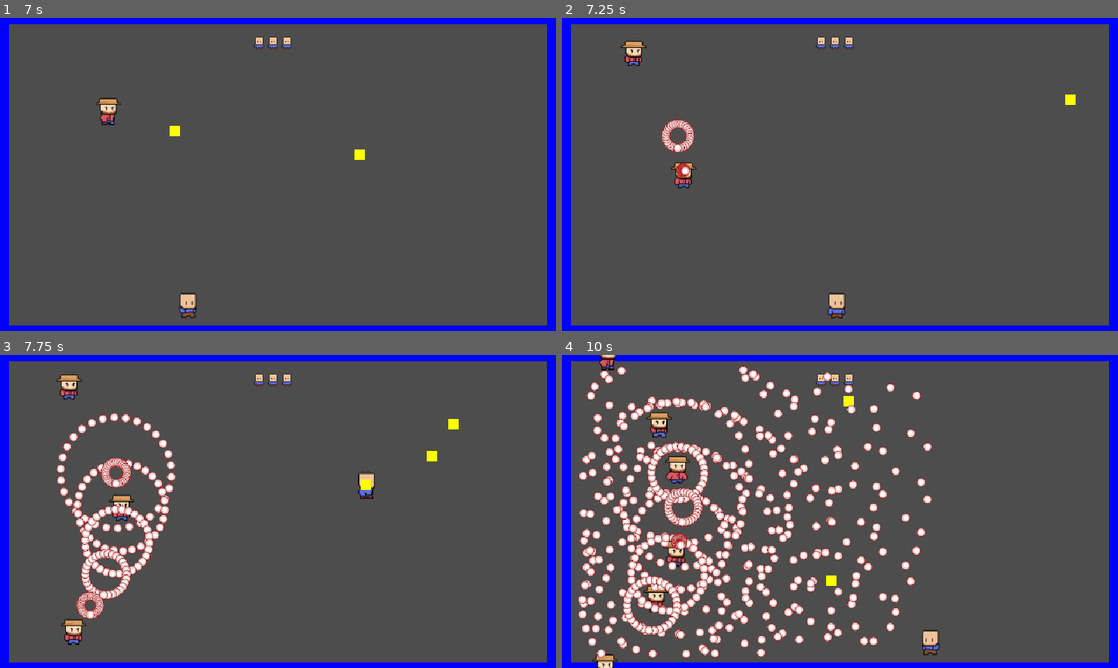
Above: before the commit, frames 1-4 (two rows, left to right).
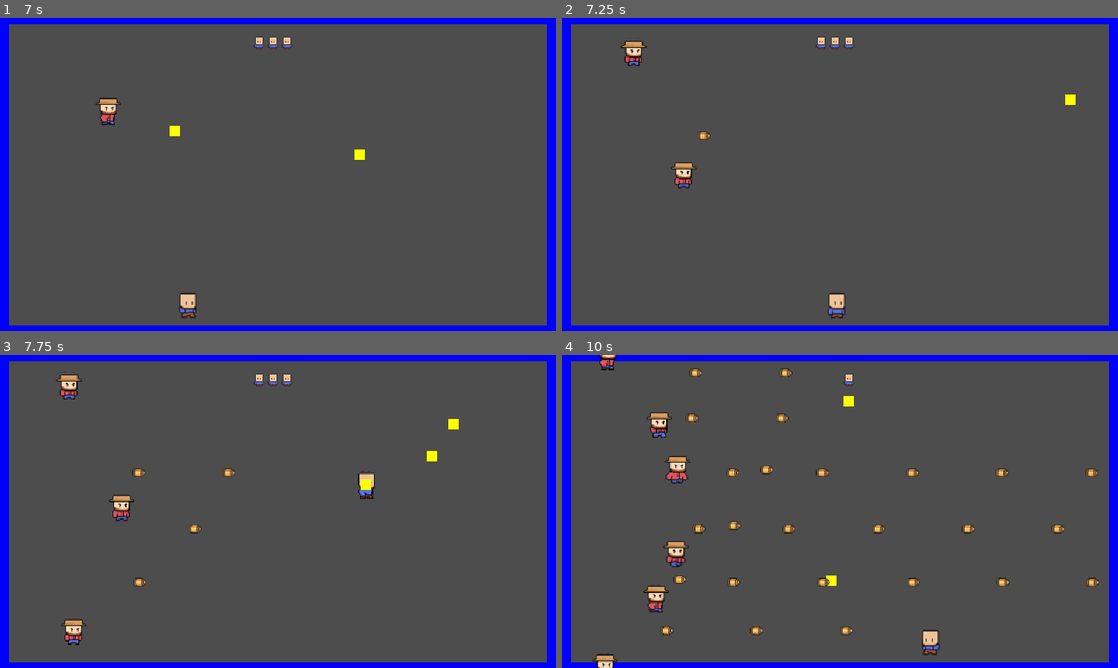
Above: after the commit, the same moments.

Repository: KDing0/GGJGodot
Game: Godot game, scene res://Misc/GameManager.tscn
Same seed, same stepped clock (60 frames per second), same inputs: the game is played once before the commit and once after it.
Inputs (mouse positions are in pixels of both pictures, inside the frame that each line leads up to):
- Up to frame 1 (7 s): click "Start Game" at 0.5 s; tap Enter at 1.25 s; move the mouse to (400, 158) at 1.27 s; press the mouse at (400, 158) at 1.28 s; hold Right (player_right) 1.28-2.03 s; move the mouse to (166, 190) at 2.02 s; release the mouse at (166, 190) at 2.03 s; hold Down (player_down) 2.03-2.78 s; click (166, 190) at 2.1 s; move the mouse to (333, 105) at 2.77 s; press the mouse at (333, 105) at 2.78 s; hold Right (player_right) 2.78-3.53 s; move the mouse to (250, 237) at 3.52 s; release the mouse at (250, 237) at 3.53 s; hold Up (player_up) 3.53-4.28 s; click (250, 237) at 3.6 s; move the mouse to (444, 221) at 4.27 s; press the mouse at (444, 221) at 4.28 s; hold Left (player_left) 4.28-5.78 s; move the mouse to (111, 127) at 5.02 s; release the mouse at (111, 127) at 5.03 s; click (111, 127) at 5.1 s; move the mouse to (305, 174) at 5.77 s; press the mouse at (305, 174) at 5.78 s; hold Down (player_down) 5.78-6.53 s; move the mouse to (194, 96) at 6.52 s; release the mouse at (194, 96) at 6.53 s; hold Right (player_right) from 6.53 s (still down); click (194, 96) at 6.6 s
- Up to frame 2 (7.25 s): keep holding Right (player_right)
- Up to frame 3 (7.75 s): move the mouse to (400, 495) at 7.27 s; release Right (player_right) at 7.28 s; press the mouse at (400, 495) at 7.28 s; hold Up (player_up) from 7.28 s (still down)
- Up to frame 4 (10 s): move the mouse to (728, 527) at 8.02 s; release Up (player_up) at 8.03 s; release the mouse at (728, 527) at 8.03 s; hold Right (player_right) 8.03-8.78 s; click (728, 527) at 8.1 s; move the mouse to (895, 442) at 8.77 s; press the mouse at (895, 442) at 8.78 s; hold Down (player_down) 8.78-9.53 s; move the mouse to (812, 574) at 9.52 s; release the mouse at (812, 574) at 9.53 s; hold Left (player_left) from 9.53 s (still down); click (812, 574) at 9.6 s

Frame 1 is identical in both runs. In frame 2, 0.5% of the frame differs, in the area x 17-27%, y 32-51%; in frame 3, 4.1%; in frame 4, 15%, in the area x 2-97%, y 3-98%.

Commit message:
Basic bullet shooting

Diff:
--- a/src/Misc/GameController.gd
+++ b/src/Misc/GameController.gd
@@ -64,12 +64,13 @@
 	spawnTimer.start(0.5)
 
 func setInstantiateBulletPattern(enemy_instance, enemyType):
-	enemy_instance.BulletSpawnOffset = Vector2(0,0)
-	enemy_instance.BulletSpawnID = "one"
-	enemy_instance.BulletAnimationID = "first"
-	enemy_instance.BulletRotation = 0
+	if(enemyType == 0):
+		enemy_instance.BulletSpawnOffset = Vector2(0,0)
+		enemy_instance.BulletSpawnID = "three"
+		enemy_instance.BulletAnimationID = "first"
+		enemy_instance.BulletRotation = 1
 
-	enemy_instance.BulletStartDelay = 1
-	enemy_instance.BulletShootDelay = 0.12
-	enemy_instance.BulletCycleAmount = 5
-	enemy_instance.BulletCycleCooldown = 5
+		enemy_instance.BulletStartDelay = 1
+		enemy_instance.BulletShootDelay = 0
+		enemy_instance.BulletCycleAmount = 1
+		enemy_instance.BulletCycleCooldown = 0.2
--- a/src/gamescene.tscn
+++ b/src/gamescene.tscn
@@ -59,8 +59,8 @@
 bullet = "1"
 nbr = 30
 radius = 3.0
-angle_total = 6.28319
-angle_decal = 0
+angle_total = 6.2832
+angle_decal = 0.0004
 pattern_angle = 0.0
 symmetric = false
 center = 0
@@ -226,11 +226,11 @@
 
 [sub_resource type="PackedDataContainer" id="PackedDataContainer_p2jyy"]
 script = ExtResource("7_q0fvn")
-speed = 100.0
-scale = 0.5
-angle = 2.0004
+speed = 200.0
+scale = 1.0
+angle = -0.9996
 groups = ["EnemyBullet"]
-anim_idle_texture = "0"
+anim_idle_texture = "Basic"
 anim_spawn_texture = ""
 anim_waiting_texture = ""
 anim_delete_texture = ""
Not shown, changed: src/Addons/BulletUpHell/Spawning.tscn
Not shown, added: src/Assets/Environment/Assets/Ammo/bullet_enemy.png.import
Binary file added: src/Assets/Environment/Assets/Ammo/bullet_enemy2.png
Not shown, added: src/Assets/Environment/Assets/Ammo/bullet_enemy2.png.import
Not shown, added: src/Assets/Environment/Assets/Ammo/bullet_mc_1.png.import
Not shown, added: src/Assets/Environment/Assets/Ammo/bullet_mc_2.png.import
Not shown, added: src/Assets/Environment/Assets/Ammo/bullet_mc_3.png.import
Not shown, added: src/Assets/Environment/Assets/Tilemap/tilemap.png.import
